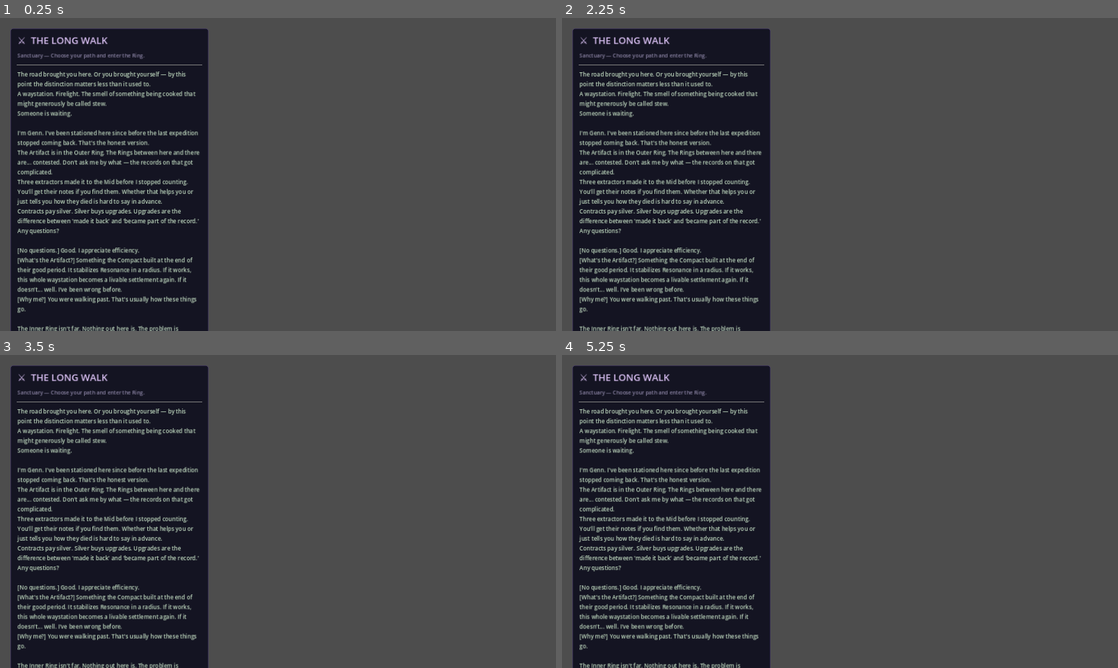
Above: before the commit, frames 1-4 (two rows, left to right).
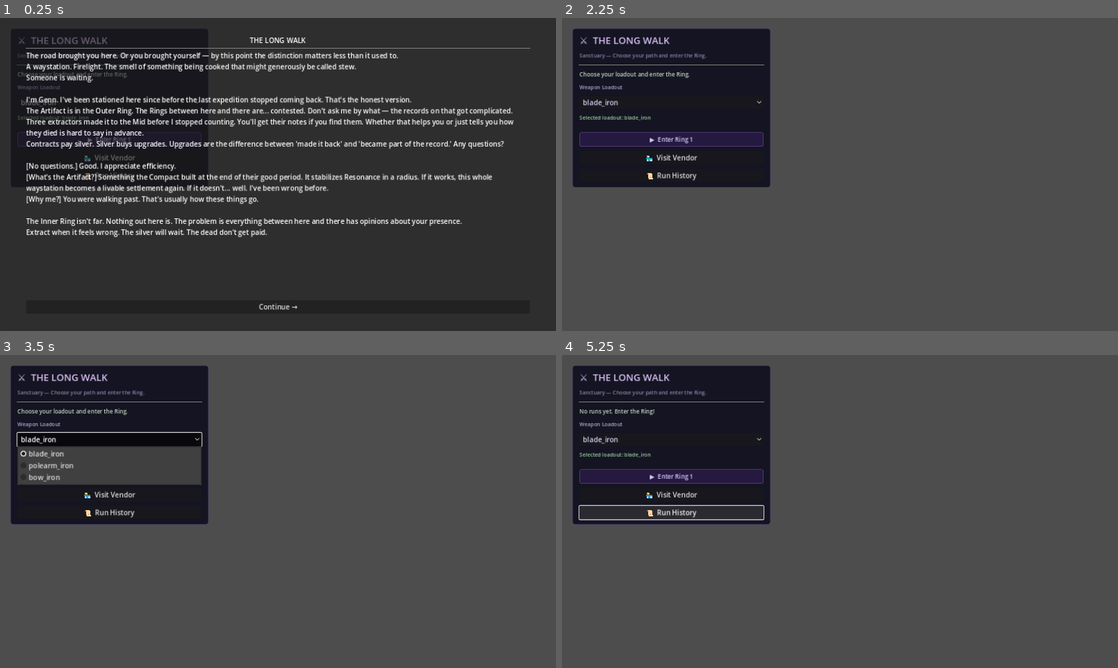
Above: after the commit, the same moments.

Repository: cbradshaw11/game-concept
Game: Godot game, scene res://scenes/main.tscn
The game is run twice, just before and just after one commit, with the same random seed, the same clock (stepped at 60 frames per second) and the same inputs.
Inputs (mouse positions are in pixels of both pictures, inside the frame that each line leads up to):
- Up to frame 1 (0.25 s): no input
- Up to frame 2 (2.25 s): click (673, 140) at 0.5 s, where only the run after the commit has a clickable "▶ Enter Ring 1"; click (673, 140) at 1.25 s, where only the run after the commit has a clickable "▶ Enter Ring 1"; click (840, 305) at 2 s, where only the run after the commit has a clickable "Continue →"
- Up to frame 3 (3.5 s): click (111, 439) at 2.75 s, where only the run after the commit has a clickable "blade_iron"
- Up to frame 4 (5.25 s): click (673, 495) at 3.5 s, where only the run after the commit has a clickable "🏪 Visit Vendor"; click (840, 448) at 4.25 s, where only the run after the commit has a clickable "← Back to Sanctuary"; click (673, 511) at 5 s, where only the run after the commit has a clickable "📜 Run History"

The runs differ from the first frame. In frame 1, 84% of the frame differs, in the area x 0-100%, y 0-100%; in frame 2, 19%; in frame 3, 22%; in frame 4, 19%.

Commit message:
fix: prologue scrollable modal with dismiss button, fixes cutoff on small viewports

Diff:
--- a/game/scripts/ui/flow_ui.gd
+++ b/game/scripts/ui/flow_ui.gd
@@ -285,21 +285,60 @@
 func show_prologue(beats: Array) -> void:
 	if beats.is_empty():
 		return
-	# Display the prologue beats as concatenated text in prep_status for now.
-	# A full cinematic sequence can be layered on in a future milestone.
+
+	# Build a scrollable modal overlay so nothing gets cut off
+	var overlay := PanelContainer.new()
+	overlay.name = "PrologueOverlay"
+	overlay.set_anchors_preset(Control.PRESET_FULL_RECT)
+	overlay.z_index = 10
+	add_child(overlay)
+
+	var margin := MarginContainer.new()
+	margin.add_theme_constant_override("margin_left", 60)
+	margin.add_theme_constant_override("margin_right", 60)
+	margin.add_theme_constant_override("margin_top", 40)
+	margin.add_theme_constant_override("margin_bottom", 40)
+	overlay.add_child(margin)
+
+	var vbox := VBoxContainer.new()
+	vbox.size_flags_horizontal = Control.SIZE_EXPAND_FILL
+	vbox.size_flags_vertical = Control.SIZE_EXPAND_FILL
+	margin.add_child(vbox)
+
+	var title := Label.new()
+	title.text = "THE LONG WALK"
+	title.horizontal_alignment = HORIZONTAL_ALIGNMENT_CENTER
+	vbox.add_child(title)
+
+	var sep := HSeparator.new()
+	vbox.add_child(sep)
+
+	var scroll := ScrollContainer.new()
+	scroll.size_flags_vertical = Control.SIZE_EXPAND_FILL
+	vbox.add_child(scroll)
+
+	var content := Label.new()
+	content.size_flags_horizontal = Control.SIZE_EXPAND_FILL
+	content.autowrap_mode = TextServer.AUTOWRAP_WORD_SMART
 	var lines: PackedStringArray = []
 	for beat in beats:
-		var beat_lines: Array = beat.get("lines", [])
-		for line in beat_lines:
+		for line in beat.get("lines", []):
 			lines.append(str(line))
-		# Add dialogue choices summary if present
 		var choices: Array = beat.get("choices", [])
 		if not choices.is_empty():
 			lines.append("")
 			for choice in choices:
 				lines.append("[%s] %s" % [str(choice.get("text", "")), str(choice.get("response", ""))])
 		lines.append("")
-	prep_status.text = "\n".join(lines)
+	content.text = "\n".join(lines)
+	scroll.add_child(content)
+
+	var dismiss_btn := Button.new()
+	dismiss_btn.text = "Continue →"
+	dismiss_btn.pressed.connect(func():
+		overlay.queue_free()
+	)
+	vbox.add_child(dismiss_btn)
 
 ## M17 T10 — Display a single narrative text in the run status area.
 ## Used for ring entry flavor text before a run begins.
